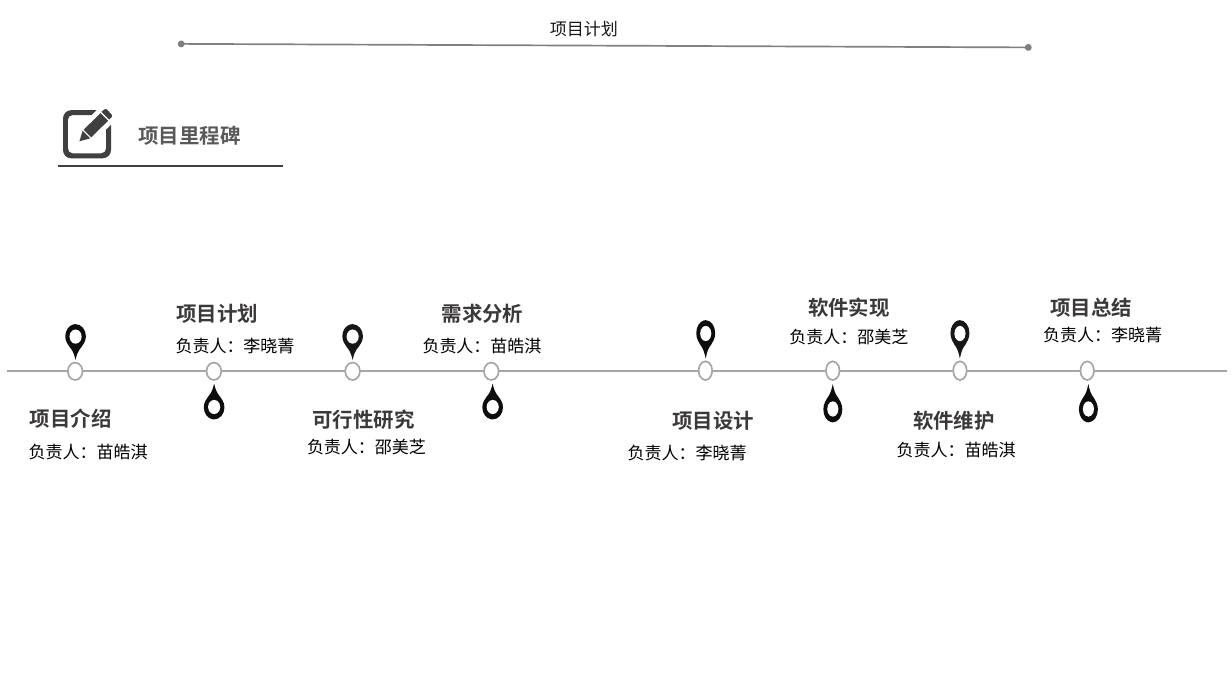
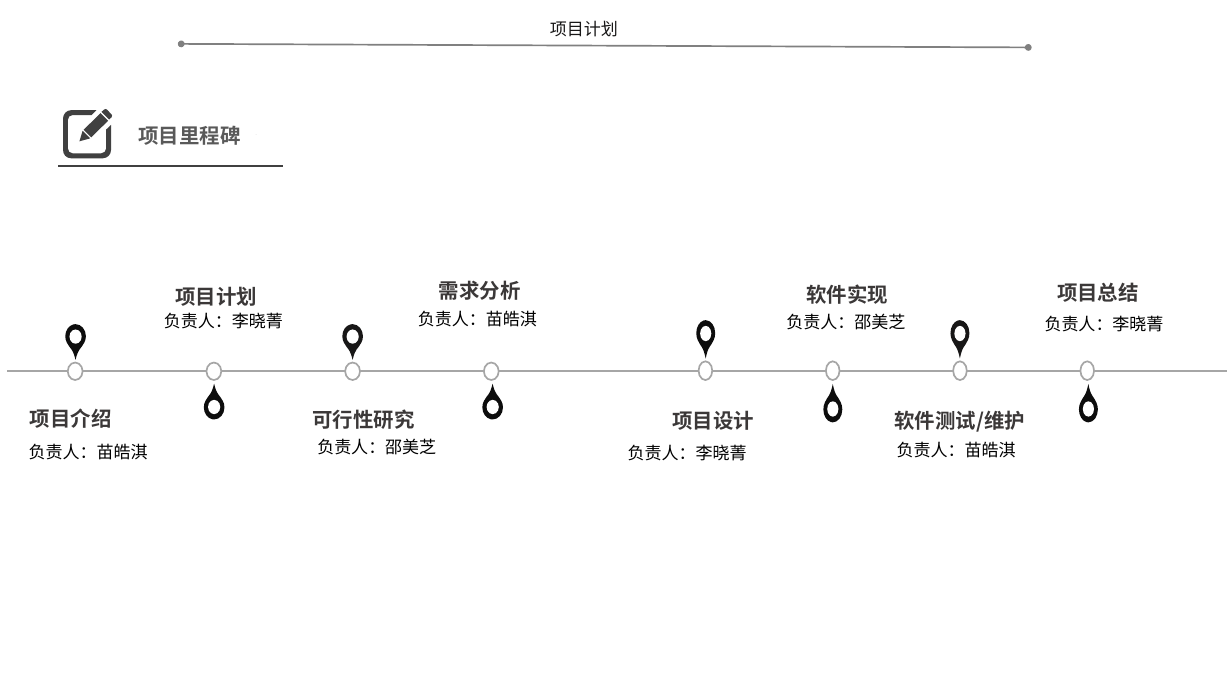
Before and after one commit to SixteenTime/SEProject-Flower, a slide deck: slide 7 of documents/work/project_plan/SE2020-G05-项目计划0.2.pptx. Drawn at 1232x700 pixels with LibreOffice and Linux fonts; fonts in the diff are those of the drawing. Boxes give left, top, right and bottom in pixels: in the first picture for what was removed or moved away, otherwise in the second. Text is boxed around its words. In the diff, an @@ line names an element or a change of style, - is before the commit and + after.

```diff
--- a/documents/work/project_plan/SE2020-G05-项目计划0.2.pptx
+++ b/documents/work/project_plan/SE2020-G05-项目计划0.2.pptx
@@ 3 texts: place and size @@
-3 texts at <box>176,297,908,345</box>
+3 texts at <box>175,284,905,330</box>
@@ text "需求分析": place and size @@
-text "需求分析" at <box>442,303,524,323</box>
+text "需求分析" at <box>439,280,521,300</box>
@@ text "项目总结": place and size @@
-text "项目总结" at <box>1050,297,1132,317</box>
+text "项目总结" at <box>1057,282,1139,302</box>
@@ text "负责人：李晓菁": place and size @@
-text "负责人：李晓菁" at <box>176,337,295,354</box>
+text "负责人：李晓菁" at <box>164,312,283,329</box>
@@ text "负责人：苗皓淇": place and size @@
-text "负责人：苗皓淇" at <box>423,337,542,354</box>
+text "负责人：苗皓淇" at <box>418,310,537,327</box>
@@ text "负责人：李晓菁": place and size @@
-text "负责人：李晓菁" at <box>1043,326,1162,343</box>
+text "负责人：李晓菁" at <box>1045,315,1164,332</box>
@@ text at <box>894,410,1025,432</box>: text changed @@
-软件维护
+软件测试/维护
@@ text "负责人：邵美芝": place and size @@
-text "负责人：邵美芝" at <box>307,438,426,455</box>
+text "负责人：邵美芝" at <box>317,438,436,455</box>
```
Also in this commit, not shown: 17 other slides changed, 6 slides added, 4 other files.
